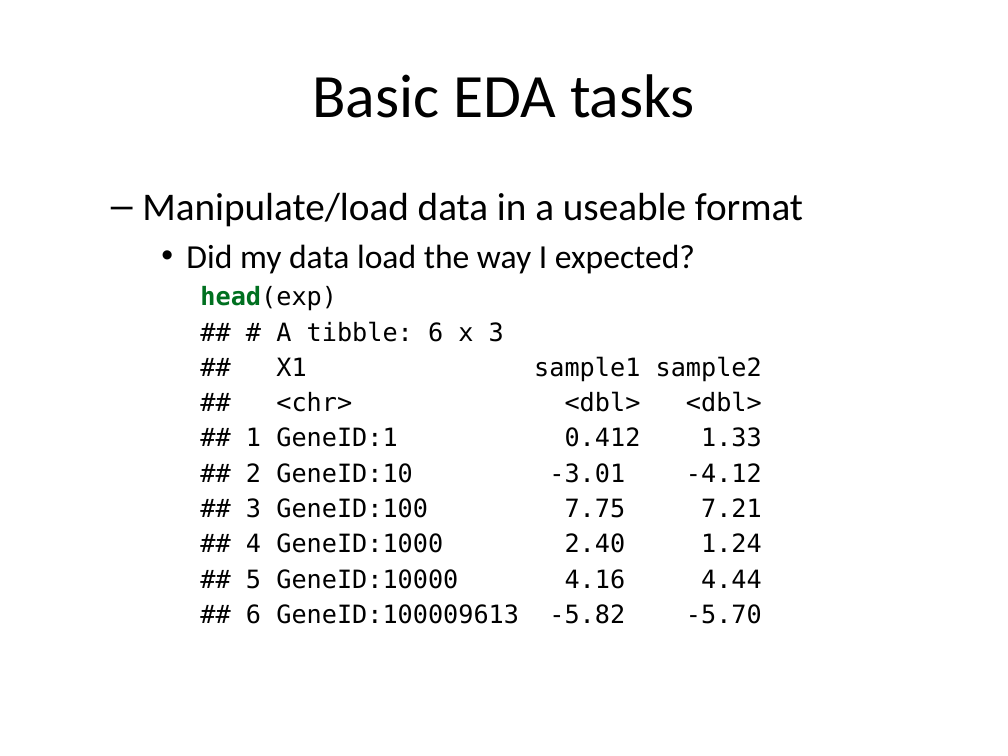
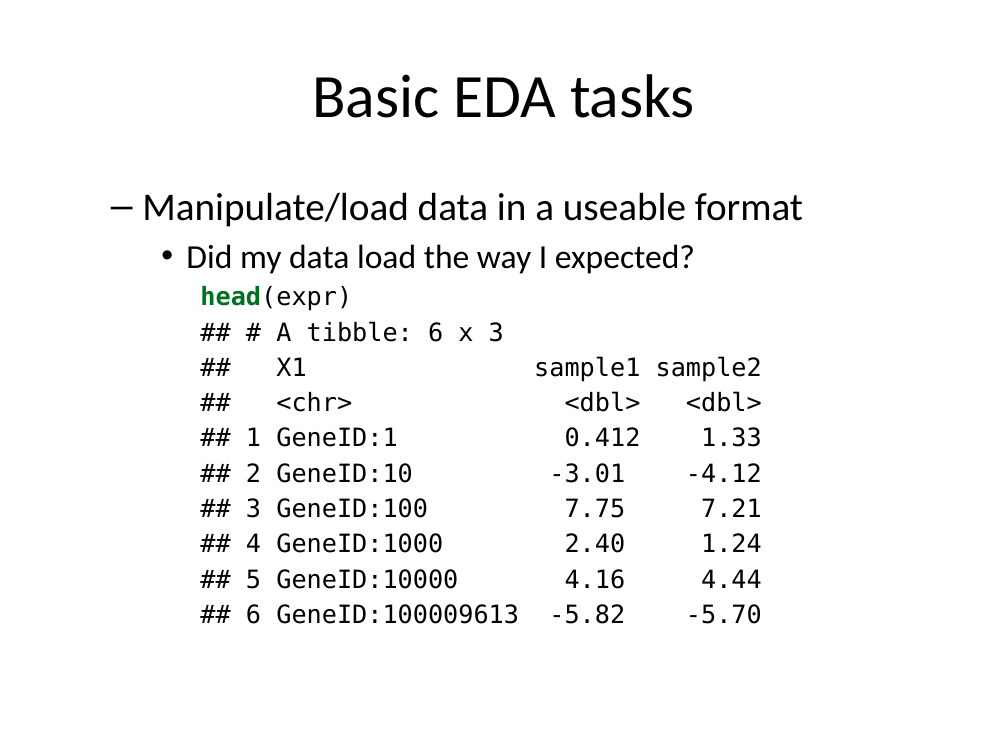
Before and after one commit to morinlab/MBB243, a slide deck: slide 7 of Lecture07.pptx. Drawn at 1008x756 pixels with LibreOffice and Linux fonts; fonts in the diff are those of the drawing. Boxes give left, top, right and bottom in pixels: in the first picture for what was removed or moved away, otherwise in the second. Text is boxed around its words. In the diff, an @@ line names an element or a change of style, - is before the commit and + after.

```diff
--- a/Lecture07.pptx
+++ b/Lecture07.pptx
@@ text at bbox=[200, 286, 352, 311]: text changed @@
-head(exp)
+head(expr)
```
Also in this commit, not shown: 4 other slides changed.
